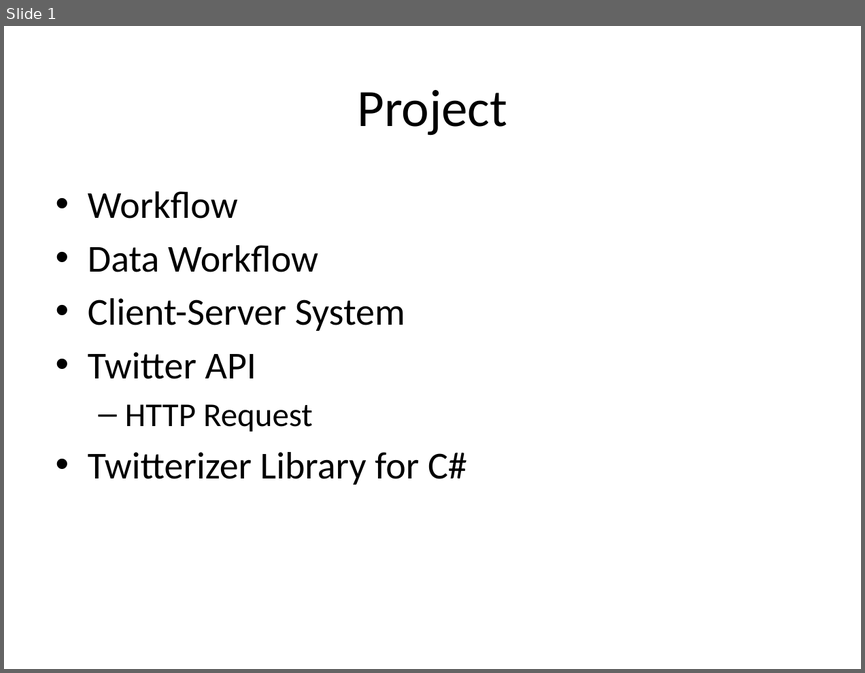
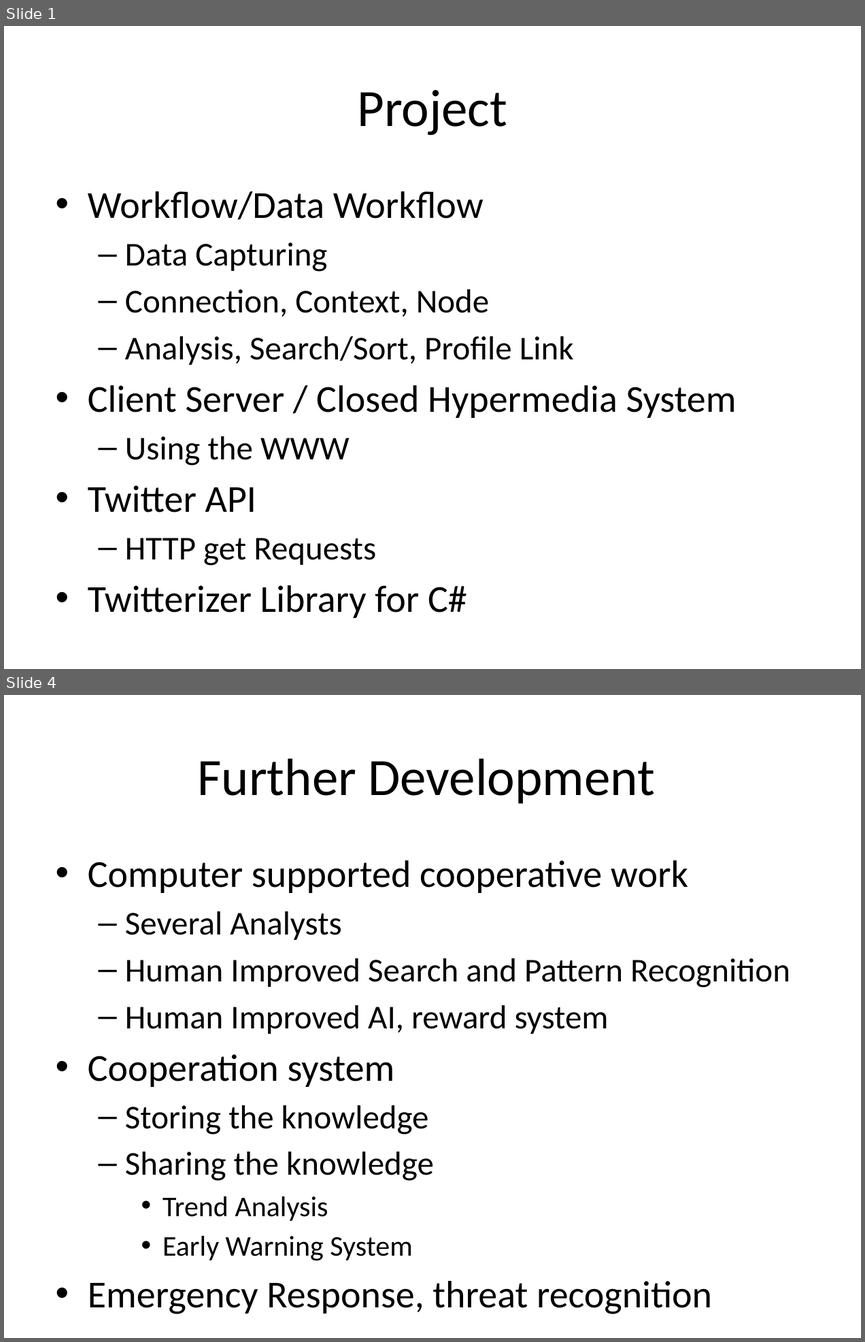
Before and after one commit to isurup/kalle-martin-group, a slide deck: SSE3/MartinPresentation/project extra slides.pptx. Shown one above the other, each under a label of ours: slide 1 before the commit, slides 1 and 4 after it; the slides between them are not shown. The pictures are 865x673 and 865x1342 pixels, drawn with LibreOffice and Linux fonts; fonts in the diff are those of the drawing. Boxes give left, top, right and bottom in pixels: in the first picture for what was removed or moved away, otherwise in the second. Text is boxed around its words. In the diff, an @@ line names an element or a change of style, - is before the commit and + after.

```diff
--- a/SSE3/MartinPresentation/project extra slides.pptx
+++ b/SSE3/MartinPresentation/project extra slides.pptx
@@ slide 4 added at [4,695,861,1338], background #FFFFFF @@
@@ title added at [197,758,655,804], 44 pt, text #000000 @@
+Further Development
@@ text added at [88,860,790,1314], 28 pt, text #000000 @@
+• Computer supported cooperative work
+  – Several Analysts
+  – Human Improved Search and Pattern Recognition
+  – Human Improved AI, reward system
+• Cooperation system
+  – Storing the knowledge
+  – Sharing the knowledge
+    • Trend Analysis
+    • Early Warning System
+• Emergency Response, threat recognition
@@ slide 1 changed as well @@
@@ text at [88,191,736,465]: text changed; size 32 to 28 pt @@
-• Workflow
-• Data Workflow
-• Client-Server System
+• Workflow/Data Workflow
+  – Data Capturing
+  – Connection, Context, Node
+  – Analysis, Search/Sort, Profile Link
+• Client Server / Closed Hypermedia System
+  – Using the WWW
@@ text at [125,537,376,565]: text changed @@
-  – HTTP Request
+  – HTTP get Requests
```
Also in this commit, not shown: 1 other slide changed, 1 other slide added, 1 slide removed, 1 other file.
